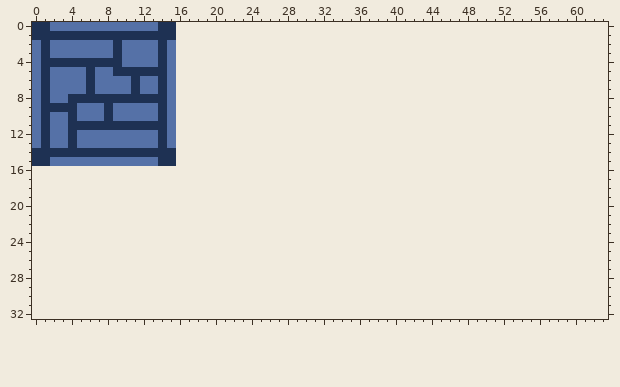
Two states of a pixel-art file, img/tiles/floors/blue.aseprite. Above: the version before the commit.
16x16 pixels, 1 frame. Shown: x 0..63, y 0..32. The old version is drawn lined up with the new one, on the new canvas.
The result:
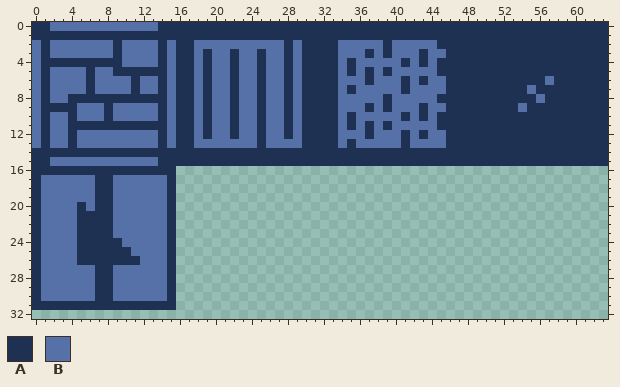
Palette (. is transparent): A #1e3153  B #5571a7
Diff:
{"change": "canvas 16x16 -> 64x64"}
{"y":0,"x":16,"old":"................................................","new":"AAAAAAAAAAAAAAAAAAAAAAAAAAAAAAAAAAAAAAAAAAAAAAAA"}
{"y":1,"x":16,"old":"................................................","new":"AAAAAAAAAAAAAAAAAAAAAAAAAAAAAAAAAAAAAAAAAAAAAAAA"}
{"y":2,"x":16,"old":"................................................","new":"AABBBBBBBBBBABAAAABBBBBABBBBBAAAAAAAAAAAAAAAAAAA"}
{"y":3,"x":16,"old":"................................................","new":"AABABBABBABBABAAAABBBABABBBABBAAAAAAAAAAAAAAAAAA"}
{"y":4,"x":16,"old":"................................................","new":"AABABBABBABBABAAAABABBBBBABABAAAAAAAAAAAAAAAAAAA"}
{"y":5,"x":16,"old":"................................................","new":"AABABBABBABBABAAAABABABABBBBBAAAAAAAAAAAAAAAAAAA"}
{"y":6,"x":16,"old":"................................................","new":"AABABBABBABBABAAAABBBABBBABABBAAAAAAAAAAABAAAAAA"}
{"y":7,"x":16,"old":"................................................","new":"AABABBABBABBABAAAABABBBBBABBBBAAAAAAAAABAAAAAAAA"}
{"y":8,"x":16,"old":"................................................","new":"AABABBABBABBABAAAABBBBBABBBBBAAAAAAAAAAABAAAAAAA"}
{"y":9,"x":16,"old":"................................................","new":"AABABBABBABBABAAAABBBABABBBABBAAAAAAAABAAAAAAAAA"}
{"y":10,"x":16,"old":"................................................","new":"AABABBABBABBABAAAABABBBBBABABAAAAAAAAAAAAAAAAAAA"}
{"y":11,"x":16,"old":"................................................","new":"AABABBABBABBABAAAABABABABBBBBAAAAAAAAAAAAAAAAAAA"}
{"y":12,"x":16,"old":"................................................","new":"AABABBABBABBABAAAABBBABBBABABBAAAAAAAAAAAAAAAAAA"}
{"y":13,"x":16,"old":"................................................","new":"AABBBBBBBABBBBAAAABABBBBBABBBBAAAAAAAAAAAAAAAAAA"}
{"y":14,"x":16,"old":"................................................","new":"AAAAAAAAAAAAAAAAAAAAAAAAAAAAAAAAAAAAAAAAAAAAAAAA"}
{"y":15,"x":16,"old":"................................................","new":"AAAAAAAAAAAAAAAAAAAAAAAAAAAAAAAAAAAAAAAAAAAAAAAA"}
{"y":16,"x":0,"old":"................","new":"AAAAAAAAAAAAAAAA"}
{"y":17,"x":0,"old":"................","new":"ABBBBBBAABBBBBBA"}
{"y":18,"x":0,"old":"................","new":"ABBBBBBAABBBBBBA"}
{"y":19,"x":0,"old":"................","new":"ABBBBBBAABBBBBBA"}
{"y":20,"x":0,"old":"................","new":"ABBBBABAABBBBBBA"}
{"y":21,"x":0,"old":"................","new":"ABBBBAAAABBBBBBA"}
{"y":22,"x":0,"old":"................","new":"ABBBBAAAABBBBBBA"}
{"y":23,"x":0,"old":"................","new":"ABBBBAAAABBBBBBA"}
{"y":24,"x":0,"old":"................","new":"ABBBBAAAAABBBBBA"}
{"y":25,"x":0,"old":"................","new":"ABBBBAAAAAABBBBA"}
{"y":26,"x":0,"old":"................","new":"ABBBBAAAAAAABBBA"}
{"y":27,"x":0,"old":"................","new":"ABBBBBBAABBBBBBA"}
{"y":28,"x":0,"old":"................","new":"ABBBBBBAABBBBBBA"}
{"y":29,"x":0,"old":"................","new":"ABBBBBBAABBBBBBA"}
{"y":30,"x":0,"old":"................","new":"ABBBBBBAABBBBBBA"}
{"y":31,"x":0,"old":"................","new":"AAAAAAAAAAAAAAAA"}
{"label":"added","picture_box":[32,22,608,310]}
